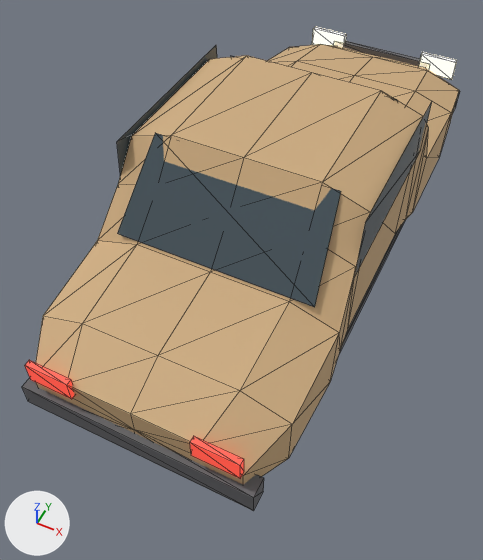
A saved change to the glTF model game/assets/models/cars/vaz_2106.glb.
Before and after are seen from a 50 mm lens placed at (1.32, -3.37, 3.68), pointed at (-0.08, -0.56, 0.16). The axes (+X, +Y, +Z) are drawn at lower left. The lights are the same throughout. The picture after the commit comes second. Mesh edges are drawn as thin lines. Vertices at exactly the same position are counted once.

The older version as bpy lines, for what is in view:
```python
me_mesh_0 = bpy.data.meshes.new('Mesh_0')
me_mesh_0.from_pydata(...)  # 200 vertices, 336 faces; spans x -0.8..0.8, y -2.06..2.06, z 0.11..1.36
# faces by material slot: [220, 8, 60, 24, 24]
me_mesh_0.materials.append(mat_material_0)  # brown #cead81
me_mesh_0.materials.append(mat_material_1)  # greyish blue #4b5961
me_mesh_0.materials.append(mat_material_2)  # dark grey #69696c
me_mesh_0.materials.append(mat_material_3)  # pale yellow #fff9e7, glowing beige #fff3d3
me_mesh_0.materials.append(mat_material_4)  # red #e75950, glowing red #cb3827
ob_car_body = bpy.data.objects.new('car_body', me_mesh_0)
ob_car_body.location = (0.0, 0.0, 0.0)
```
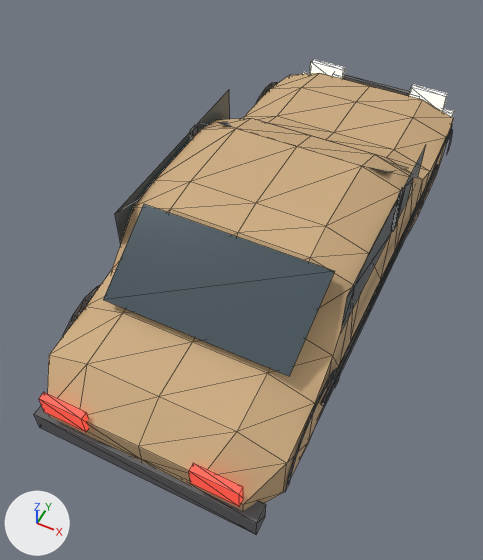
The edits, one by one:
me_mesh_0 is used by ob_car_body; location (0.0, 0.0, 0.0).
me_mesh_0 had 200 vertices, 336 faces and spanned x -0.8..0.8, y -2.06..2.06, z 0.11..1.36.
me_mesh_0 now has 364 vertices, 532 faces and spans x -0.82..0.82, y -2.05..2.05, z -0.21..0.89.
me_mesh_0 part 1: a new loose piece, a box spanning x -0.778..-0.758, y 0.015..0.085, z 0.51..0.84, in mat_material_2 (dark grey #69696c).
me_mesh_0 part 2: a new loose piece, a box spanning x 0.758..0.778, y 0.015..0.085, z 0.51..0.84, in mat_material_2 (dark grey #69696c).
me_mesh_0 part 3: a new loose piece, a box spanning x 0.796..0.816, y -1.252..1.252, z 0.165..0.215, in mat_material_2 (dark grey #69696c).
me_mesh_0 part 4: a new loose piece, a box spanning x -0.75..0.75, y -2.05..-1.93, z -0.07..0.09, in mat_material_2 (dark grey #69696c).
me_mesh_0 part 5: a new loose piece, a box spanning x -0.416..0.416, y 2.0..2.05, z 0.155..0.305, in mat_material_2 (dark grey #69696c).
me_mesh_0 part 6: a new loose piece, a box spanning x -0.768..0.768, y -1.454..1.454, z -0.21..-0.13, in mat_material_2 (dark grey #69696c).
me_mesh_0 part 7: a new loose piece, a box spanning x -0.64..-0.32, y 1.999..2.049, z 0.205..0.375, in mat_material_3 (pale yellow #fff9e7, glowing beige #fff3d3).
me_mesh_0 part 8: a new loose piece, a box spanning x 0.32..0.64, y 1.999..2.049, z 0.205..0.375, in mat_material_3 (pale yellow #fff9e7, glowing beige #fff3d3).
me_mesh_0 part 9: a new loose piece, a box spanning x 0.612..0.732, y 1.999..2.049, z 0.12..0.22, in mat_material_3 (pale yellow #fff9e7, glowing beige #fff3d3).
me_mesh_0 part 10: the loose piece of 8 vertices spanning x -0.65..-0.35, y 2.01..2.05, z 0.54..0.7 is moved by (0.0, -4.05, -0.35), in mat_material_4 (red #e75950, glowing red #cb3827).
me_mesh_0 part 11: the loose piece of 8 vertices spanning x 0.35..0.65, y 2.01..2.05, z 0.54..0.7 is moved by (0.0, -4.05, -0.35), in mat_material_4 (red #e75950, glowing red #cb3827).
me_mesh_0 part 12: the loose piece of 112 vertices spanning x -0.8..0.8, y -2.02..2.02, z 0.18..1.36 is rebuilt with 132 vertices and now spans x -0.8..0.8, y -2.02..2.02, z -0.15..0.89.
me_mesh_0 part 13: 9 loose pieces with 56 vertices, spanning x -0.76..0.76, y -2.06..2.06, z 0.26..1.34, are deleted.
me_mesh_0 part 14: 8 vertices removed from x -0.75..0.75, y -1.58..1.58, z 0.11..0.21; 112 vertices added at x -0.8..0.8, y -1.78..1.78, z -0.01..0.87.
Other edits to the shape of me_mesh_0 do not show in these pictures.

Pixel boxes [x1, y1, x2, y2] of what changed, in the pictures (483 x 560 px; the box of a moved part takes in the faces that stretch with it):
'car_body', reshaped
    before: [22, 26, 460, 511]
    after: [34, 59, 454, 535]
part 1 of me_mesh_0, added
    after: [190, 125, 198, 139]
part 2 of me_mesh_0, added
    after: [392, 187, 405, 231]
part 3 of me_mesh_0, added
    after: [321, 164, 439, 406]
part 4 of me_mesh_0, added
    after: [34, 406, 266, 535]
part 5 of me_mesh_0, added
    after: [342, 74, 410, 96]
part 6 of me_mesh_0, added (mostly hidden)
    after: [316, 239, 405, 424]
part 7 of me_mesh_0, added
    after: [310, 59, 345, 79]
part 8 of me_mesh_0, added
    after: [409, 85, 448, 111]
part 9 of me_mesh_0, added
    after: [442, 109, 454, 117]
part 10 of me_mesh_0, moved or reshaped
    before: [312, 26, 346, 47]
    after: [39, 392, 89, 432]
part 11 of me_mesh_0, moved or reshaped
    before: [419, 52, 457, 79]
    after: [189, 463, 243, 507]
part 12 of me_mesh_0, rebuilt
    before: [36, 44, 459, 485]
    after: [47, 73, 453, 511]
part 13 of me_mesh_0, deleted
    before: [22, 41, 460, 511]
part 14 of me_mesh_0, cut back (mostly hidden before)
    before: [339, 221, 405, 354]
    after: [63, 82, 452, 492]
